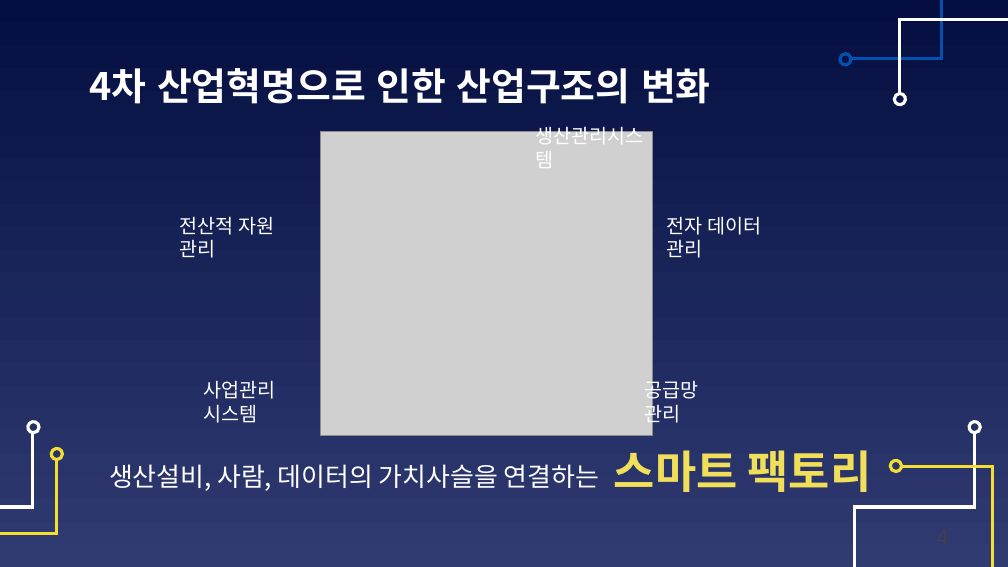
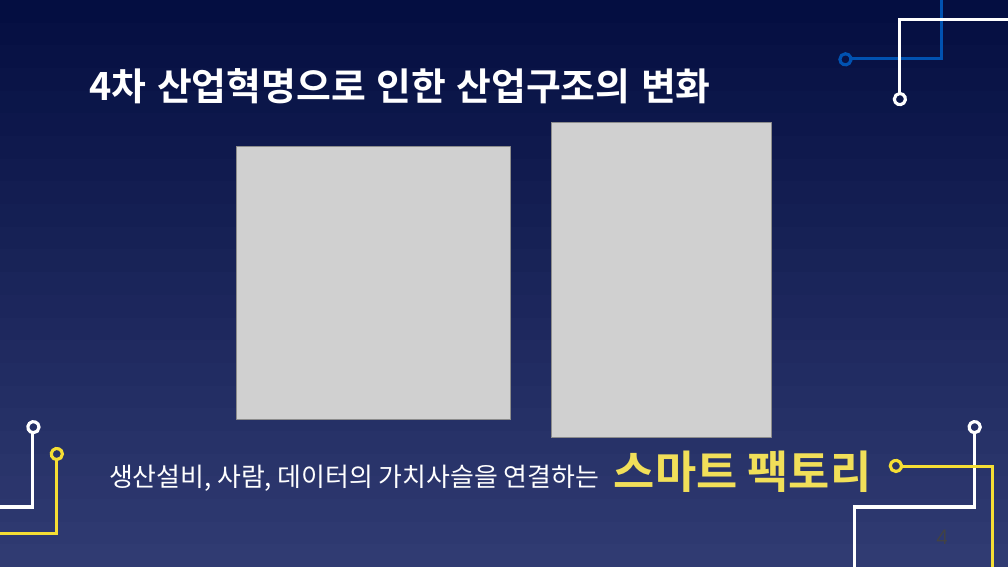
Before and after one commit to kimgihun1234/project, a slide deck: slide 4 of 발표자료/9월/산학협력프로젝트_9월발표자료_6팀.pptx. Drawn at 1008x567 pixels with LibreOffice and Linux fonts; fonts in the diff are those of the drawing; grey boxes stand for pictures. Boxes give left, top, right and bottom in pixels: in the first picture for what was removed or moved away, otherwise in the second. Text is boxed around its words. In the diff, an @@ line names an element or a change of style, - is before the commit and + after.

```diff
--- a/발표자료/9월/산학협력프로젝트_9월발표자료_6팀.pptx
+++ b/발표자료/9월/산학협력프로젝트_9월발표자료_6팀.pptx
@@ picture added at [237,147,511,420] @@
@@ picture removed at [321,131,652,435] @@
@@ text removed at [536,123,644,168] @@
-생산관리시스템
@@ picture added at [551,122,771,437] @@
@@ text removed at [180,216,274,258] @@
-전산적 자원 관리
@@ text removed at [667,216,761,258] @@
-전자 데이터 관리
@@ text removed at [203,380,275,423] @@
-사업관리 시스템
@@ text removed at [645,377,699,426] @@
-공급망 관리
```
Also in this commit, not shown: 1 other file.
